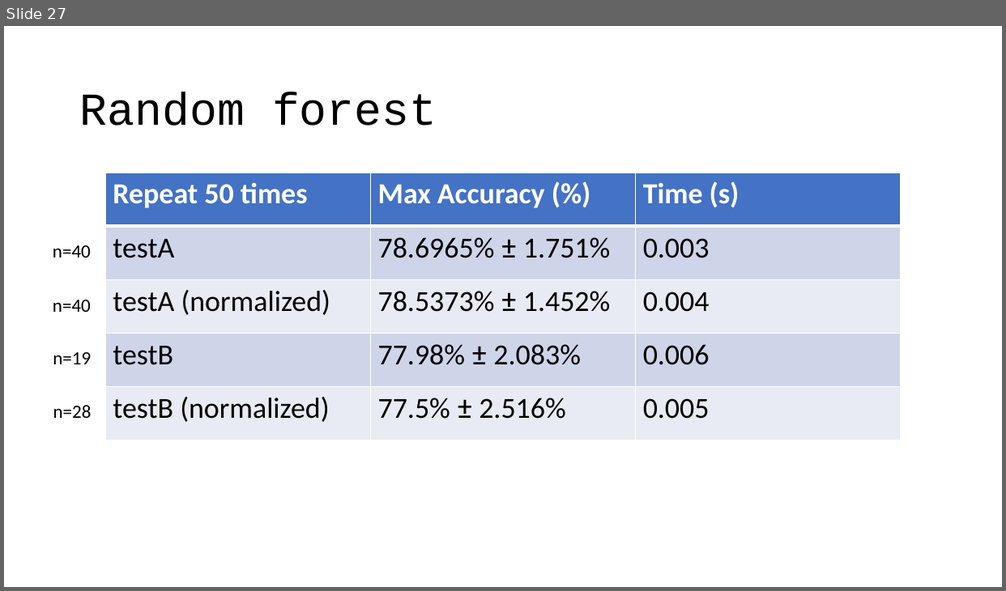
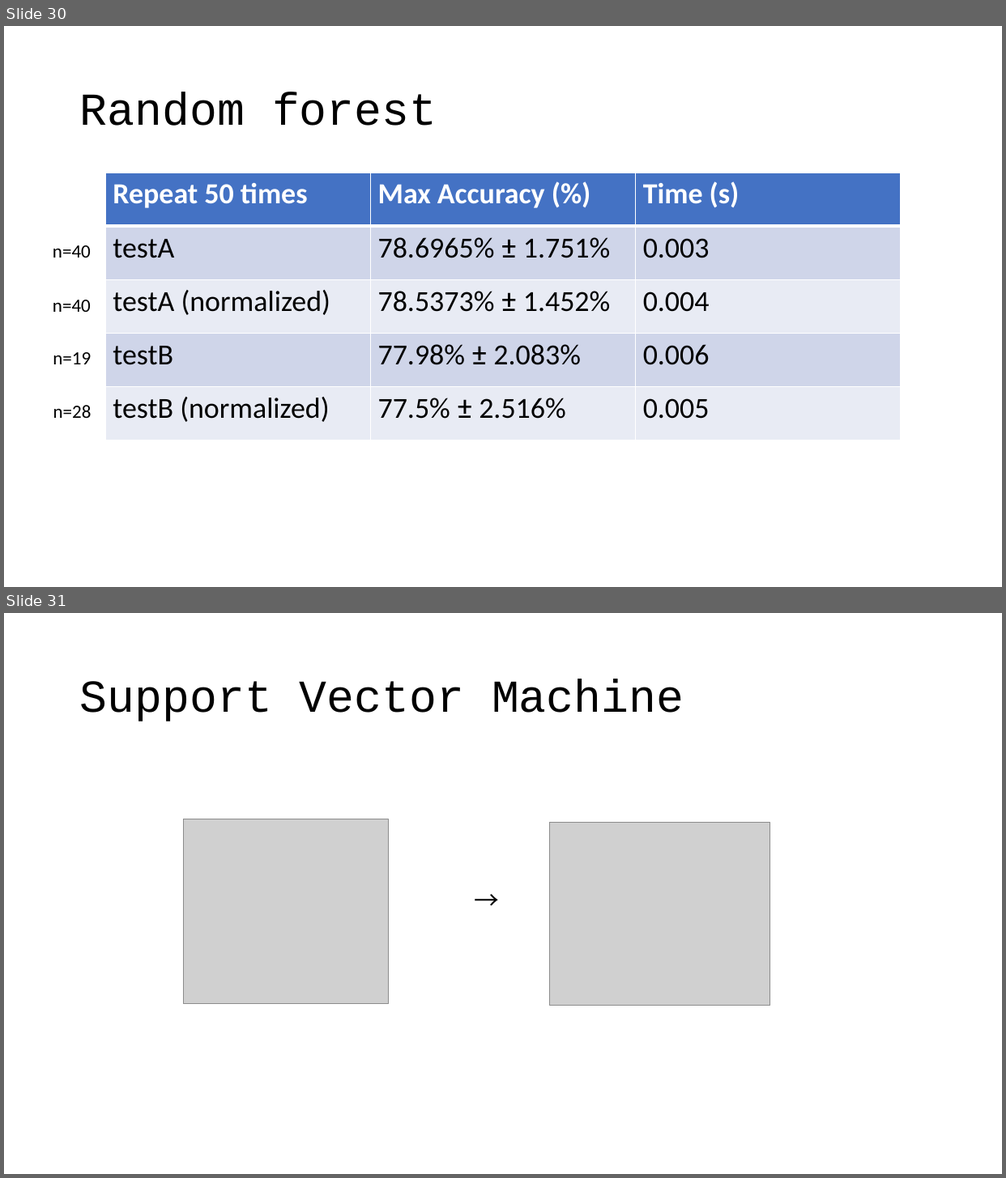
Before and after one commit to OEmiliatanO/CSE_data_mining, a slide deck: hw1/ppt/第八組.pptx. Shown one above the other, each under a label of ours: slide 27 before the commit, slides 30 and 31 after it. The pictures are 1006x591 and 1006x1178 pixels, drawn with LibreOffice and Linux fonts; fonts in the diff are those of the drawing; grey boxes stand for pictures. Boxes give left, top, right and bottom in pixels: in the first picture for what was removed or moved away, otherwise in the second. Text is boxed around its words. In the diff, an @@ line names an element or a change of style, - is before the commit and + after.

```diff
--- a/hw1/ppt/第八組.pptx
+++ b/hw1/ppt/第八組.pptx
@@ slide 31 added at (4, 613, 1002, 1174), background #FFFFFF @@
@@ title added at (80, 679, 684, 722), 44 pt, text #000000 @@
+Support Vector Machine
@@ picture added at (183, 819, 388, 1003) @@
@@ picture added at (550, 823, 770, 1006) @@
@@ text added at (467, 881, 503, 918), 24 pt, text #000000 @@
+→
@@ what was slide 27 is now slide 30 @@
```
Also in this commit, not shown: 13 other slides added.
